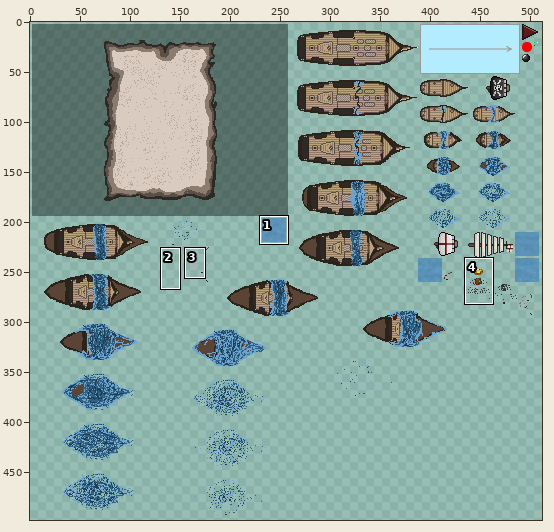
Sprite sheet, stored at assets/spritesheet.png. Above, an overview of the earlier version with the close-up marked.
Close-up. Before the edit:
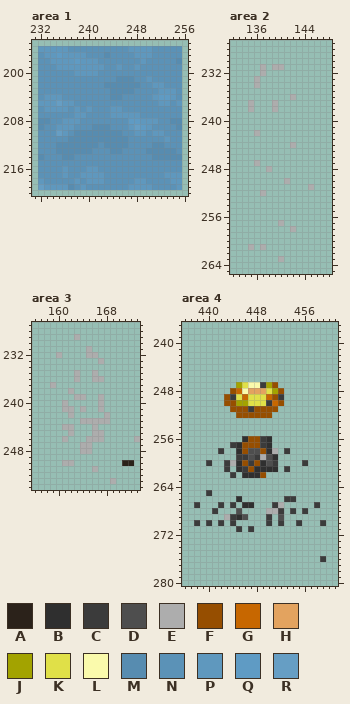
The file is 512x512 pixels. Colours within 5 levels of each other are drawn and written as one. Shown: area 1: x 231..256, y 195..220; area 2: x 132..148, y 227..265; area 3: x 156..173, y 227..254; area 4: x 436..461, y 237..280. The wide view leaves out empty margins. The commit also changed other parts of the picture, which this record leaves out.
Palette (. is transparent): A #2b221a  B #2f2f2f  C #3b3b3b  D #4e4e4e  E #adadad  F #964e00  G #c76700  H #e3a35f  J #a3a300  K #e0e048  L #fafaac  M #578cb0  N #5b92b7  P #5f98be  Q #5f9bc4  R #669ec4
Pixels before, area 1, first column x 232:
196 PPPPPNNNNNNNNNNPPPPNNNNN
197 NPPQPPPPNNNMNNNNPPPNNNNN
198 NNPPPPQPPPNNNNNNNPNNNNNM
199 NNNPPPPPPPPNNPNNPNNNNNNN
200 NNNNNNPPPPNNNNNNNNNNNNNN
201 NNNNNNNNNNNNNMMMNNPNNNNN
202 NNNNNNNNNNNMMMMMMNNPPNNN
203 NNNNNNNNNNNNMMMMNNNNPPPN
204 NPPPNNNNNNNNMMNNNNNPQQPN
205 PPPRPPNNNNNNNNNNNNNNPPNP
206 NPPPPNPNPNNNPPNNNNNNNNNN
207 NNNNNNPPNNNNPPPPPNNNNNNN
208 MMNNPPPNNNNNNNNQQPPPNNMM
209 MNNPPPNNNMMMNNNPRQPNNNNM
210 NNNRPNMMMMMMMMNNPPNPPNNN
211 NNNNNMMMMMMMMMMNNNNNNPNN
212 NNNMMMMMMMNMMMMNNNNMMNNN
213 NNNMMMMMMNNNMMNNNNMMMMMN
214 MNNNMMNNNNNNNNNNNNNMMMMM
215 NNNNNNNNNNNNNNNNNNNNNNNN
216 NNNNPNNNPPNNNNNNNNNNNNNN
217 NNNNPNNPPPPNNNNNNNNNNPPP
218 PNNNNNPNPPPNNNNNPPNNNNPP
219 RPPPPMNPNNNNNNNPPPPNNNNP
Pixels before, area 2, first column x 135:
231 ..E.EE.....
232 ..E........
233 .E.........
234 .E.........
235 ...........
236 .......E...
237 E...E......
238 E...E......
239 ...........
240 ...........
241 ...........
242 .E.........
243 ...........
244 .......E...
245 ...........
246 ...........
247 .E.........
248 ...E.......
249 ...........
250 ......E....
251 ..........E
252 ..E........
253 ...........
254 ...........
255 ...........
256 ...........
257 .....E.....
258 .......E...
259 ...........
260 ...........
261 E.E........
262 ...........
263 .....E.....
Pixels before, area 3, first column x 159:
229 ....E..........
230 ...............
231 ......E........
232 .E....EE.......
233 ........E......
234 ...............
235 ....E..E.......
236 ....E..EE......
237 E..............
238 ...E...........
239 ....EE..E......
240 ..E.....E......
241 ..EE.E..E......
242 ...E.....E.....
243 .....EEEEE.....
244 ..EE...E.......
245 ...E...EE......
246 ..E...EEE.....E
247 .....EE........
248 .....EE........
249 ...............
250 ..EE........AA.
251 .......E.......
252 ...............
253 ..........E....
Pixels before, area 4, first column x 438:
247 .......JKLLCJF........
248 ......FGLHHHKJF.......
249 .....FCKGKKKGFC.......
250 .....FFJJKKKCGF.......
251 ......FFFCFFFF........
252 .......FFFFFF.........
253 ......................
254 ......................
255 ......................
256 ........BFFCB.........
257 ......CBFFFCB.........
258 ....C..BFDDFBE.C......
259 .......CCDCEDB........
260 ..C..CEBFCFBDC....C...
261 .....C.BCFBBBB.C......
262 ......C.BBBF..........
263 ......................
264 ......................
265 ..C...................
266 .......B.......CC.....
267 C...C.C.BB...CE.....C.
268 ...C...D....EEC.C.C...
269 .....ECBD...C.D.......
270 C.C.C.C.....C.C..C...C
271 .......C.C............
272 ......................
273 ......................
274 ......................
275 ......................
276 .....................C
New version:
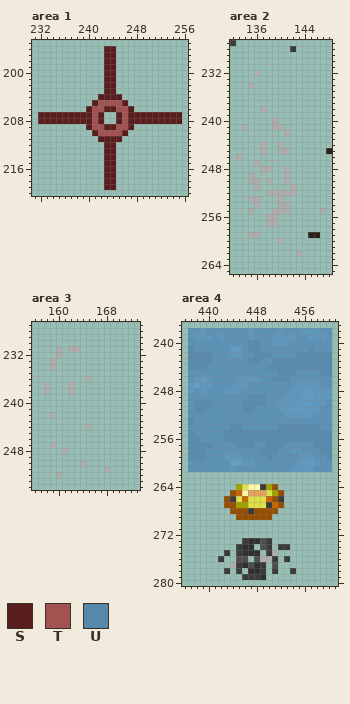
Colours new in this view: S #591d1d  T #a35252  U #5588aa
From old to new:
Area 1:
y 196: x 232..255 PPPPPNNNNNNNNNNPPPPNNNNN -> ...........SS...........
y 197: x 232..255 NPPQPPPPNNNMNNNNPPPNNNNN -> ...........SS...........
y 198: x 232..255 NNPPPPQPPPNNNNNNNPNNNNNM -> ...........SS...........
y 199: x 232..255 NNNPPPPPPPPNNPNNPNNNNNNN -> ...........SS...........
y 200: x 232..255 NNNNNNPPPPNNNNNNNNNNNNNN -> ...........SS...........
y 201: x 232..255 NNNNNNNNNNNNNMMMNNPNNNNN -> ...........SS...........
y 202: x 232..255 NNNNNNNNNNNMMMMMMNNPPNNN -> ...........SS...........
y 203: x 232..255 NNNNNNNNNNNNMMMMNNNNPPPN -> ...........SS...........
y 204: x 232..255 NPPPNNNNNNNNMMNNNNNPQQPN -> ..........SSSS..........
y 205: x 232..255 PPPRPPNNNNNNNNNNNNNNPPNP -> .........STTTTS.........
y 206: x 232..255 NPPPPNPNPNNNPPNNNNNNNNNN -> ........STTSSTTS........
y 207: x 232..255 NNNNNNPPNNNNPPPPPNNNNNNN -> SSSSSSSSSTS..STSSSSSSSSS
y 208: x 232..255 MMNNPPPNNNNNNNNQQPPPNNMM -> SSSSSSSSSTS..STSSSSSSSSS
y 209: x 232..255 MNNPPPNNNMMMNNNPRQPNNNNM -> ........STTSSTTS........
y 210: x 232..255 NNNRPNMMMMMMMMNNPPNPPNNN -> .........STTTTS.........
y 211: x 232..255 NNNNNMMMMMMMMMMNNNNNNPNN -> ..........SSSS..........
y 212: x 232..255 NNNMMMMMMMNMMMMNNNNMMNNN -> ...........SS...........
y 213: x 232..255 NNNMMMMMMNNNMMNNNNMMMMMN -> ...........SS...........
y 214: x 232..255 MNNNMMNNNNNNNNNNNNNMMMMM -> ...........SS...........
y 215: x 232..255 NNNNNNNNNNNNNNNNNNNNNNNN -> ...........SS...........
y 216: x 232..255 NNNNPNNNPPNNNNNNNNNNNNNN -> ...........SS...........
y 217: x 232..255 NNNNPNNPPPPNNNNNNNNNNPPP -> ...........SS...........
y 218: x 232..255 PNNNNNPNPPPNNNNNPPNNNNPP -> ...........SS...........
y 219: x 232..255 RPPPPMNPNNNNNNNPPPPNNNNP -> ...........SS...........
Area 2:
y 227: x 132 . -> C
y 228: x 142 . -> C
y 231: x 137 E -> .; x 139..140 EE -> ..
y 232: x 136..137 .E -> E.
y 233: x 136 E -> .
y 234: x 135..136 .E -> E.
y 236: x 142 E -> .
y 237: x 135 E -> .; x 139 E -> .
y 238: x 135 E -> .; x 137 . -> E; x 139 E -> .
y 240: x 139 . -> E
y 241: x 134 . -> E; x 139..140 .. -> EE
y 242: x 136 E -> .; x 141 . -> E
y 244: x 137 . -> E; x 140 . -> E; x 142 E -> .
y 245: x 137 . -> E; x 140..141 .. -> EE; x 148 . -> A
y 246: x 133 . -> E
y 248: x 137 . -> E; x 141 . -> E
y 249: x 135 . -> E; x 141 . -> E
y 250: x 135..136 .. -> EE; x 138 . -> E
y 251: x 136 . -> E; x 142 . -> E; x 145 E -> .
y 252: x 137..142 E..... -> .EEEEE
y 253: x 135..136 .. -> EE; x 140 . -> E
y 254: x 136 . -> E; x 140..141 .. -> EE
y 255: x 135 . -> E; x 139..141 ... -> EEE; x 147 . -> E
y 256: x 138..139 .. -> EE
y 257: x 138..140 ..E -> EE.
y 258: x 142 E -> .
y 259: x 135..136 .. -> EE; x 145..146 .. -> AA
y 260: x 140 . -> E
y 261: x 135 E -> .; x 137 E -> .
y 262: x 143 . -> E
y 263: x 140 E -> .
Area 3:
y 229: x 163 E -> .
y 231: x 160 . -> E; x 162..163 .. -> EE; x 165 E -> .
y 232: x 165..166 EE -> ..
y 233: x 159 . -> E; x 167 E -> .
y 234: x 159 . -> E
y 235: x 163 E -> .; x 166 E -> .
y 236: x 163 E -> .; x 165..167 .EE -> E..
y 237: x 158..159 .E -> E.; x 162 . -> E
y 238: x 158 . -> E
y 239: x 163..164 EE -> ..; x 167 E -> .
y 240: x 161 E -> .; x 167 E -> .
y 241: x 161..162 EE -> ..; x 164 E -> .; x 167 E -> .
y 242: x 159 . -> E; x 162 E -> .; x 168 E -> .
y 243: x 164..168 EEEEE -> .....
y 244: x 161..162 EE -> ..; x 165..166 .E -> E.
y 245: x 162 E -> .; x 166..167 EE -> ..
y 246: x 161 E -> .; x 165..167 EEE -> ...; x 173 E -> .
y 247: x 159 . -> E; x 164..165 EE -> ..
y 248: x 161 . -> E; x 164..165 EE -> ..
y 250: x 161..162 EE -> ..; x 164 . -> E; x 171..172 AA -> ..
y 251: x 166 E -> .; x 168 . -> E
y 252: x 160 . -> E
y 253: x 169 E -> .
Area 4:
y 238: x 437..460 ........................ -> NNPNNNNNNNPNNNNPNNNPPPNN
y 239: x 437..460 ........................ -> NPPPNPNNNNPNNNPPPPNNPPPN
y 240: x 437..460 ........................ -> NNNNNNNNNNMMNNPPPNNNNNNN
y 241: x 437..460 ........................ -> MNNNNNNQQNMMNNNNNNNNMNNN
y 242: x 437..460 ........................ -> UMMMNNNPPNNMMMNNNNMMMMMM
y 243: x 437..460 ........................ -> MMMMNNNNNNMMNNMMMMMMMMMM
y 244: x 437..460 ........................ -> MMMNNNNNNNNNNMMMMMMMMMMM
y 245: x 437..460 ........................ -> NNNNNNNNNNNNNNNMMMNNNNMM
y 246: x 437..460 ........................ -> NPQPNNNNPPPPNNMMMNNNNNNN
y 247: x 437..460 ........JKLLCJF......... -> PRPPNNNPPPNNNNNNNNPPPPNN
y 248: x 437..460 .......FGLHHHKJF........ -> PNPNNNPPPNNNNNNNNPPQQPPP
y 249: x 437..460 ......FCKGKKKGFC........ -> NNNNNNNNNNMMMNNNPPPQQPPP
y 250: x 437..460 ......FFJJKKKCGF........ -> NMMMNNNNNMMMMNNPPPQQQPPN
y 251: x 437..460 .......FFFCFFFF......... -> NMMNNNNNNMMNNNNPPQQQPPNN
y 252: x 437..460 ........FFFFFF.......... -> NNNNNNNNNNNNNNNNPPPPPNNN
y 253: x 437..460 ........................ -> MNNNNNNNNNNNNNNNNNNNNNNN
y 254: x 437..460 ........................ -> NNNNNNNMMNNNNNNMMMMMMMNN
y 255: x 437..460 ........................ -> MNNNNNMMMMMMMMMMMMMMMMMM
y 256: x 437..460 .........BFFCB.......... -> MMNNNNMMMMMMMMMMMMMMMMMM
y 257: x 437..460 .......CBFFFCB.......... -> MMMMNNNNMMMNNMMMNNNNNMMM
y 258: x 437..460 .....C..BFDDFBE.C....... -> MMMNNNNNNNNNMMMNNPPNNNMM
y 259: x 437..460 ........CCDCEDB......... -> MMMNNNPPPNNNNMNNNNNPPNNM
y 260: x 437..460 ...C..CEBFCFBDC....C.... -> NNNNNNNRRPPNNNNNNNPQQPNN
y 261: x 437..460 ......C.BCFBBBB.C....... -> NNNNNNNPNNNNNNNNNPPPPNNN
y 262: x 444 C -> .; x 446..449 BBBF -> ....
y 264: x 445..451 ....... -> JKLLCJF
y 265: x 440 C -> .; x 444..452 ......... -> FGLHHHKJF
y 266: x 443..454 ..B.......CC -> FCKGKKKGFC..
y 267: x 438 C -> .; x 442..452 C.C.BB...CE -> .FFJJKKKCGF; x 458 C -> .
y 268: x 441 C -> .; x 444..452 .D....EEC -> FFFCFFFF.; x 454 C -> .; x 456 C -> .
y 269: x 443..450 ECBD...C -> ..FFFFFF; x 452 D -> .
y 270: x 438 C -> .; x 440 C -> .; x 442 C -> .; x 444 C -> .; x 450 C -> .; x 452 C -> .; x 455 C -> .; x 459 C -> .
y 271: x 445 C -> .; x 447 C -> .
y 273: x 446..450 ..... -> CBBDC
y 274: x 445..447 ... -> CBB; x 449..450 .. -> DC; x 452..453 .. -> CC
y 275: x 443 . -> C; x 445..448 .... -> CBBB; x 450..451 .. -> CE
y 276: x 442 . -> C; x 445..446 .. -> DD; x 448..451 .... -> DEEC; x 453 . -> C; x 459 C -> .
y 277: x 444..449 ...... -> ECBDBC; x 451 . -> D
y 278: x 443 . -> C; x 445 . -> C; x 447..449 ... -> BBC; x 451 . -> C; x 454 . -> C
y 279: x 446..449 .... -> CCCB
Boxes around the changes in both close-ups, in picture pixels (x1, y1, x2, y2):
changed: (38, 46, 182, 190)
changed: (230, 40, 326, 262)
added: (326, 148, 332, 154)
changed: (44, 334, 140, 484)
changed: (188, 328, 332, 580)
